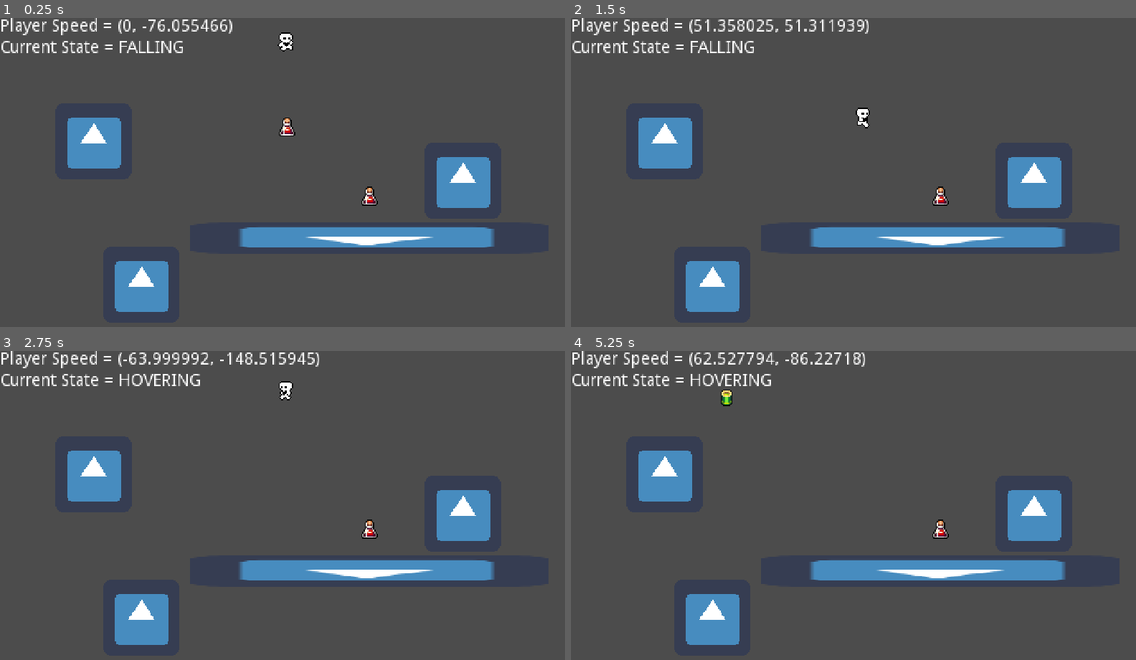
Above: before the commit, frames 1-4 (two rows, left to right).
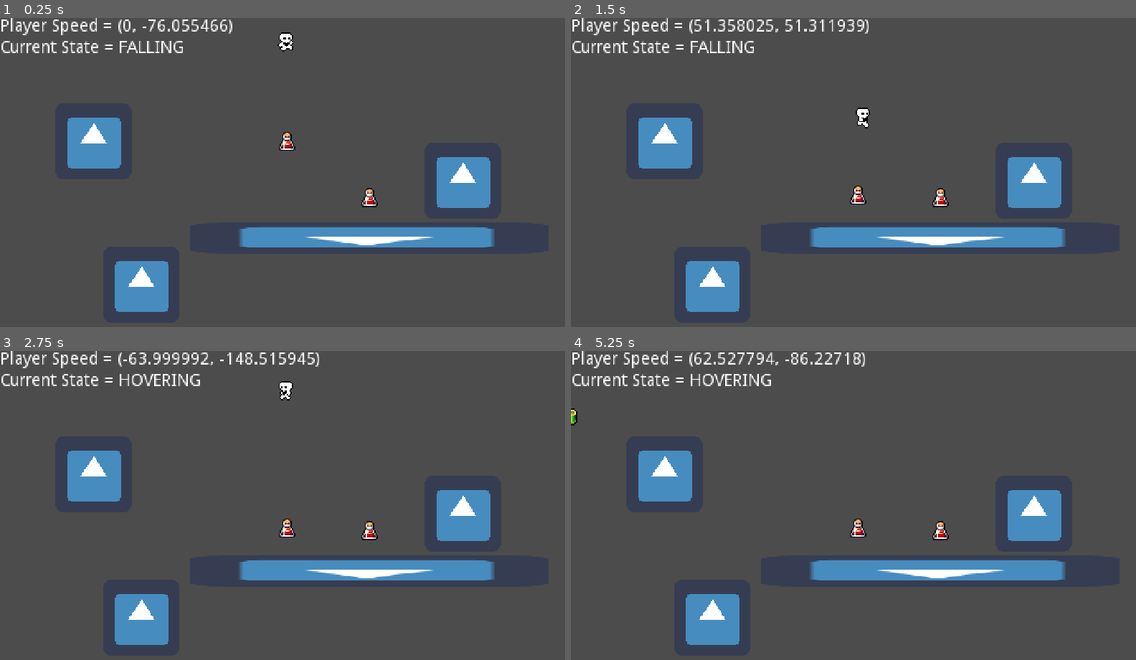
Above: after the commit, the same moments.

Repository: OldxAge/Math-Blaster-Remaster
Game: Godot game, scene res://scenes/game/game_world.tscn
Two runs of this game, one before a commit and one after it. Both use one fixed random seed, a clock stepped at 60 frames per second and the inputs below. The engine's default icon, where the game draws it, is replaced by a stand-in: a white triangle on a blue panel in a dark square.
Inputs:
- Up to frame 1 (0.25 s): no input
- Up to frame 2 (1.5 s): hold Space (jump) 0.53-1.28 s; hold Right (move_right) from 0.53 s (still down); tap Space (jump) at 1.35 s
- Up to frame 3 (2.75 s): tap Space (jump) at 1.52, 1.82 s; release Right (move_right) at 2.03 s; hold Left (move_left) from 2.03 s (still down); hold Space (jump) from 2.03 s (still down)
- Up to frame 4 (5.25 s): release Left (move_left) at 2.78 s; release Space (jump) at 2.78 s; hold Right (move_right) 2.78-4.28 s; tap Space (jump) at 2.85, 3.02, 3.32, 4.35, 4.52, 4.82 s; hold Space (jump) 3.53-4.28 s; hold Left (move_left) 4.28-5.03 s; hold Right (move_right) from 5.03 s (still down); hold Space (jump) from 5.03 s (still down)

The runs differ from the first frame. In frame 1, 0.3% of the frame differs, in the area x 49-67%, y 32-62%; in frame 2, 0.2%; in frame 3, 0.2%; in frame 4, 0.4%, in the area x 0-67%, y 12-62%.

Commit message:
Added Side Spawn for HazardSpawner
Aliens now spawn from the sides and go left and right.
Fuel cells now fall to ground but hover above it until picked up by player.
Player now doesn't auto jump after walking off ledge now

Diff:
--- a/Math Blaster Remaster/project.godot
+++ b/Math Blaster Remaster/project.godot
@@ -101,6 +101,8 @@
 
 2d_physics/layer_1="world"
 2d_physics/layer_2="player"
+2d_physics/layer_3="items"
+2d_physics/layer_4="bullets"
 
 [physics]
 
--- a/Math Blaster Remaster/scenes/game/HazardSpawner.gd
+++ b/Math Blaster Remaster/scenes/game/HazardSpawner.gd
@@ -3,7 +3,8 @@
 
 onready var _meteors: Array = $Hazards/Meteors.get_children()
 onready var _aliens: Array = $Hazards/Aliens.get_children()
-onready var _spawnPoints: Array = $SpawnPoints.get_children()
+onready var _meteorSpawnPoints: Array = $SpawnPoints/Top.get_children()
+onready var _alienSpawnPoints: Array = $SpawnPoints/Sides.get_children()
 onready var _holdingPoint: Position2D = $HoldingPoint
 var _meteorIndex: int = 0
 var _alienIndex: int = 0
@@ -17,23 +18,27 @@
 
 func spawnHazard():
 	var hazardType = randi()%5
-	var currentSpawn = randi()%_spawnPoints.size() - 1
+
 	if hazardType > 2:
-		_meteors[_meteorIndex].position = _spawnPoints[currentSpawn].position
+		var currentSpawn = randi()%_meteorSpawnPoints.size() - 1
+		_meteors[_meteorIndex].position = _meteorSpawnPoints[currentSpawn].position
 		_meteors[_meteorIndex].visible = true
 		if(_meteorIndex >= _meteors.size() - 1):
 			_meteorIndex = 0
 		else:
 			_meteorIndex += 1
-		print("Metoer Spawn at " + str(_meteors[_meteorIndex].position))
 	else:
-		_aliens[_alienIndex].position = _spawnPoints[currentSpawn].position
+		var currentSpawn = randi()%_alienSpawnPoints.size() - 1
+		_aliens[_alienIndex].position = _alienSpawnPoints[currentSpawn].position
+		if _aliens[_alienIndex].position.x < 0:
+			_aliens[_alienIndex].moveRight()
+		else:
+			_aliens[_alienIndex].moveLeft()
 		_aliens[_alienIndex].visible = true
 		if(_alienIndex >= _aliens.size() - 1):
 			_alienIndex = 0
 		else:
 			_alienIndex += 1
-		print("Alien Spawn")
 
 func resetHazard(_hazard: Area2D):
 	_hazard.position = _holdingPoint.position
--- a/Math Blaster Remaster/scenes/game/characters/player.gd
+++ b/Math Blaster Remaster/scenes/game/characters/player.gd
@@ -2,7 +2,7 @@
 extends KinematicBody2D
 
 
-signal state_changed()
+#signal state_changed()
 
 const MVMT_ACCELERATION = 20
 const HOVER_ACCELERATION = 2
@@ -38,7 +38,7 @@
 var _playerInventory := []
 
 
-func addFuelToInventory(_item):
+func addFuelToInventory(_item: Item):
 	_playerInventory.append(_item)
 	for n in _playerInventory.size():
 		print(_playerInventory[n].shape, _playerInventory[n].color, _playerInventory[n].content)
--- a/Math Blaster Remaster/scenes/game/characters/player.tscn
+++ b/Math Blaster Remaster/scenes/game/characters/player.tscn
@@ -13,7 +13,9 @@
 extents = Vector2( 6, 8 )
 
 [node name="Player" type="KinematicBody2D"]
+z_index = 1
 collision_layer = 2
+collision_mask = 5
 script = ExtResource( 2 )
 
 [node name="AnimatedSprite" type="AnimatedSprite" parent="."]
--- a/Math Blaster Remaster/scenes/game/characters/state_machine/states/Ground.gd
+++ b/Math Blaster Remaster/scenes/game/characters/state_machine/states/Ground.gd
@@ -10,6 +10,7 @@
 
 func physics_update(delta: float) -> void:
 	if not player.is_on_floor():
+		player._can_jump = false
 		state_machine.transition_to("Air")
 		return
 
--- a/Math Blaster Remaster/scenes/game/characters/state_machine/states/Idle.gd
+++ b/Math Blaster Remaster/scenes/game/characters/state_machine/states/Idle.gd
@@ -10,7 +10,7 @@
 	player._can_crawl = true
 
 
-func update(delta: float) -> void:
+func update(_delta: float) -> void:
 	# If you have platforms that break when standing on them, you need that check for
 	# the character to fall.
 	if not player.is_on_floor():
--- a/Math Blaster Remaster/scenes/game/game_world.gd
+++ b/Math Blaster Remaster/scenes/game/game_world.gd
@@ -8,6 +8,6 @@
 func _ready() -> void:
 	pass # Replace with function body.
 
-func _process(delta: float) -> void:
+func _process(_delta: float) -> void:
 	info.setVelocity($Player.getSpeed())
 	info.setState($Player.getCurrentState())
--- a/Math Blaster Remaster/scenes/game/game_world.tscn
+++ b/Math Blaster Remaster/scenes/game/game_world.tscn
@@ -20,20 +20,25 @@
 [node name="PauseLayer" type="CanvasLayer" parent="."]
 
 [node name="Platforms" type="Node2D" parent="."]
+z_index = -2
 
 [node name="platform" parent="Platforms" instance=ExtResource( 4 )]
 position = Vector2( 147, 1 )
+collision_mask = 14
 
 [node name="platform2" parent="Platforms" instance=ExtResource( 4 )]
 position = Vector2( 69, 49 )
 rotation = -3.14159
 scale = Vector2( 4.69287, 0.418613 )
+collision_mask = 14
 
 [node name="platform3" parent="Platforms" instance=ExtResource( 4 )]
 position = Vector2( -122, 88 )
+collision_mask = 14
 
 [node name="platform4" parent="Platforms" instance=ExtResource( 4 )]
 position = Vector2( -162, -32 )
+collision_mask = 14
 
 [node name="Player" parent="." instance=ExtResource( 1 )]
 position = Vector2( -1, -86 )
--- a/Math Blaster Remaster/scenes/game/items/fuel_cell/FuelCell.gd
+++ b/Math Blaster Remaster/scenes/game/items/fuel_cell/FuelCell.gd
@@ -1,13 +1,26 @@
 extends Area2D
 
+
+export var y_speed: int = 48
 
 export var shape: int = 0
 export var color: int = 0
 export var content: int = 0
 
+#var groundSensor = $RayCast2D
+
+
+func _physics_process(delta: float) -> void:
+	position.y += y_speed * delta
+	if $RayCast2D.is_colliding():
+		y_speed = 0
 
 func _on_FuelCell_body_entered(body: Player) -> void:
 	visible = false
 	var _item = Item.new()
 	_item.addContent(shape, color, content)
 	body.addFuelToInventory(_item)
+
+func removeFuelCell(_position: Vector2):
+	visible = false
+	position = _position
--- a/Math Blaster Remaster/scenes/game/items/fuel_cell/FuelCell.tscn
+++ b/Math Blaster Remaster/scenes/game/items/fuel_cell/FuelCell.tscn
@@ -20,6 +20,9 @@
 } ]
 
 [node name="FuelCell" type="Area2D"]
+z_index = -1
+collision_layer = 4
+collision_mask = 3
 script = ExtResource( 1 )
 shape = 5
 color = 4
@@ -30,4 +33,8 @@
 [node name="AnimatedSprite" type="AnimatedSprite" parent="."]
 frames = SubResource( 3 )
 
+[node name="RayCast2D" type="RayCast2D" parent="."]
+enabled = true
+cast_to = Vector2( 0, 25 )
+
 [connection signal="body_entered" from="." to="." method="_on_FuelCell_body_entered"]
--- a/Math Blaster Remaster/scenes/game/levels/HazardSpawner.tscn
+++ b/Math Blaster Remaster/scenes/game/levels/HazardSpawner.tscn
@@ -12,19 +12,41 @@
 
 [node name="SpawnPoints" type="Node" parent="."]
 
-[node name="SpawnPoint1" type="Position2D" parent="SpawnPoints"]
+[node name="Top" type="Node" parent="SpawnPoints"]
+
+[node name="SpawnPoint_T1" type="Position2D" parent="SpawnPoints/Top"]
 position = Vector2( -220, 0 )
 
-[node name="SpawnPoint2" type="Position2D" parent="SpawnPoints"]
+[node name="SpawnPoint_T2" type="Position2D" parent="SpawnPoints/Top"]
 position = Vector2( -110, 0 )
 
-[node name="SpawnPoint3" type="Position2D" parent="SpawnPoints"]
+[node name="SpawnPoint_T3" type="Position2D" parent="SpawnPoints/Top"]
 
-[node name="SpawnPoint4" type="Position2D" parent="SpawnPoints"]
+[node name="SpawnPoint_T4" type="Position2D" parent="SpawnPoints/Top"]
 position = Vector2( 110, 0 )
 
-[node name="SpawnPoint5" type="Position2D" parent="SpawnPoints"]
+[node name="SpawnPoint_T5" type="Position2D" parent="SpawnPoints/Top"]
 position = Vector2( 220, 0 )
+
+[node name="Sides" type="Node" parent="SpawnPoints"]
+
+[node name="SpawnPoint_L1" type="Position2D" parent="SpawnPoints/Sides"]
+position = Vector2( -280, 40 )
+
+[node name="SpawnPoint_L2" type="Position2D" parent="SpawnPoints/Sides"]
+position = Vector2( -280, 80 )
+
+[node name="SpawnPoint_L3" type="Position2D" parent="SpawnPoints/Sides"]
+position = Vector2( -280, 120 )
+
+[node name="SpawnPoint_R1" type="Position2D" parent="SpawnPoints/Sides"]
+position = Vector2( 280, 40 )
+
+[node name="SpawnPoint_R2" type="Position2D" parent="SpawnPoints/Sides"]
+position = Vector2( 280, 80 )
+
+[node name="SpawnPoint_R3" type="Position2D" parent="SpawnPoints/Sides"]
+position = Vector2( 280, 120 )
 
 [node name="SpawnInterval" type="Timer" parent="."]
 wait_time = 2.0
@@ -35,7 +57,7 @@
 [node name="Meteors" type="Node2D" parent="Hazards"]
 position = Vector2( 0, -200 )
 
-[node name="Meteor" parent="Hazards/Meteors" instance=ExtResource( 3 )]
+[node name="Meteor1" parent="Hazards/Meteors" instance=ExtResource( 3 )]
 visible = false
 x_speed = 0
 
@@ -62,7 +84,7 @@
 [node name="Aliens" type="Node2D" parent="Hazards"]
 position = Vector2( 0, -200 )
 
-[node name="Alien" parent="Hazards/Aliens" instance=ExtResource( 2 )]
+[node name="Alien1" parent="Hazards/Aliens" instance=ExtResource( 2 )]
 
 [node name="Alien2" parent="Hazards/Aliens" instance=ExtResource( 2 )]
 
--- a/Math Blaster Remaster/scenes/game/levels/alien/Alien.gd
+++ b/Math Blaster Remaster/scenes/game/levels/alien/Alien.gd
@@ -1,11 +1,26 @@
 extends Area2D
 
-export var x_speed: int = 0
-export var y_speed: int = 32
+export var x_speed: int = 32
+export var y_speed: int = 0
 
 func _physics_process(delta: float) -> void:
 	position += Vector2(x_speed, y_speed) * delta
 
-func _on_Meteor_body_entered(body: Player) -> void:
+func _on_Alien_body_entered(_body: Player) -> void:
 	visible = false
-	print("destroyed")
+
+func moveLeft():
+	if x_speed < 0:
+		return
+	else:
+		x_speed *= -1
+
+func moveRight():
+	if x_speed > 0:
+		return
+	else:
+		x_speed *= -1
+
+
+#func _on_ShootTimer_timeout() -> void:
+	#shootLaser Shoot solid line all the way to the ground
--- a/Math Blaster Remaster/scenes/game/levels/alien/Alien.tscn
+++ b/Math Blaster Remaster/scenes/game/levels/alien/Alien.tscn
@@ -34,6 +34,7 @@
 } ]
 
 [node name="Alien" type="Area2D"]
+z_index = -1
 script = ExtResource( 1 )
 
 [node name="CollisionShape2D" type="CollisionShape2D" parent="."]
@@ -43,4 +44,7 @@
 frames = SubResource( 3 )
 playing = true
 
-[connection signal="body_entered" from="." to="." method="_on_Meteor_body_entered"]
+[node name="ShootTimer" type="Timer" parent="."]
+
+[connection signal="body_entered" from="." to="." method="_on_Alien_body_entered"]
+[connection signal="timeout" from="ShootTimer" to="." method="_on_ShootTimer_timeout"]
--- a/Math Blaster Remaster/scenes/game/levels/meteor/Meteor.gd
+++ b/Math Blaster Remaster/scenes/game/levels/meteor/Meteor.gd
@@ -7,6 +7,5 @@
 	position += Vector2(x_speed, y_speed) * delta
 	rotate(1 * delta)
 
-func _on_Meteor_body_entered(body: Player) -> void:
+func _on_Meteor_body_entered(_body: Player) -> void:
 	visible = false
-	print("destroyed")
--- a/Math Blaster Remaster/scenes/game/levels/meteor/Meteor.tscn
+++ b/Math Blaster Remaster/scenes/game/levels/meteor/Meteor.tscn
@@ -19,6 +19,7 @@
 } ]
 
 [node name="Meteor" type="Area2D"]
+z_index = -1
 script = ExtResource( 1 )
 
 [node name="CollisionShape2D" type="CollisionShape2D" parent="."]
